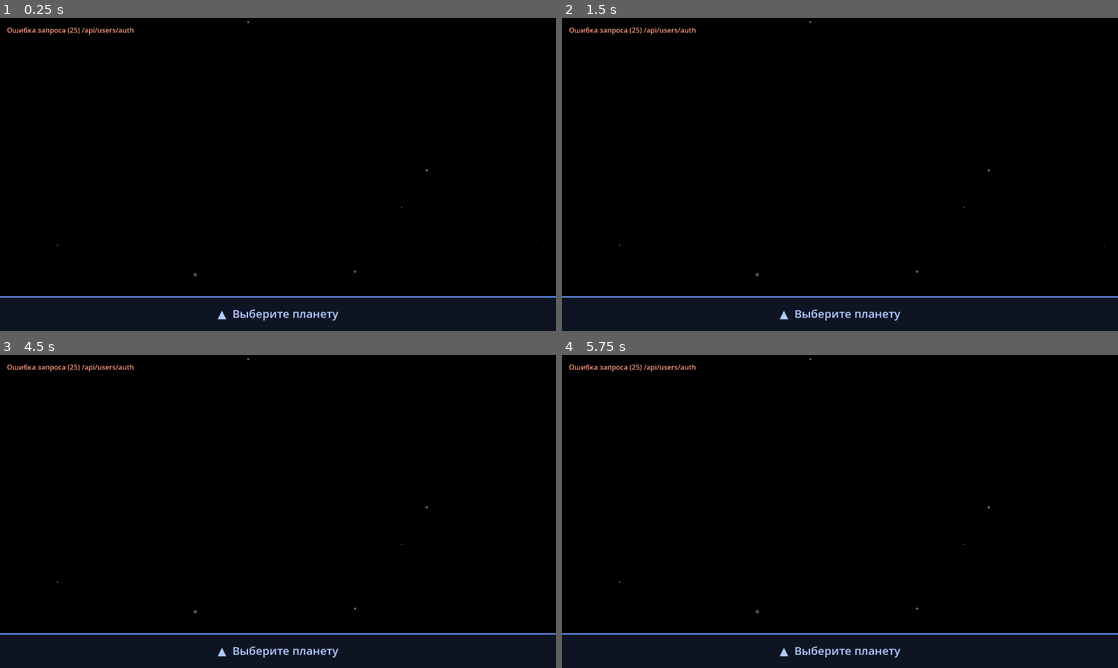
Above: before the commit, frames 1-4 (two rows, left to right).
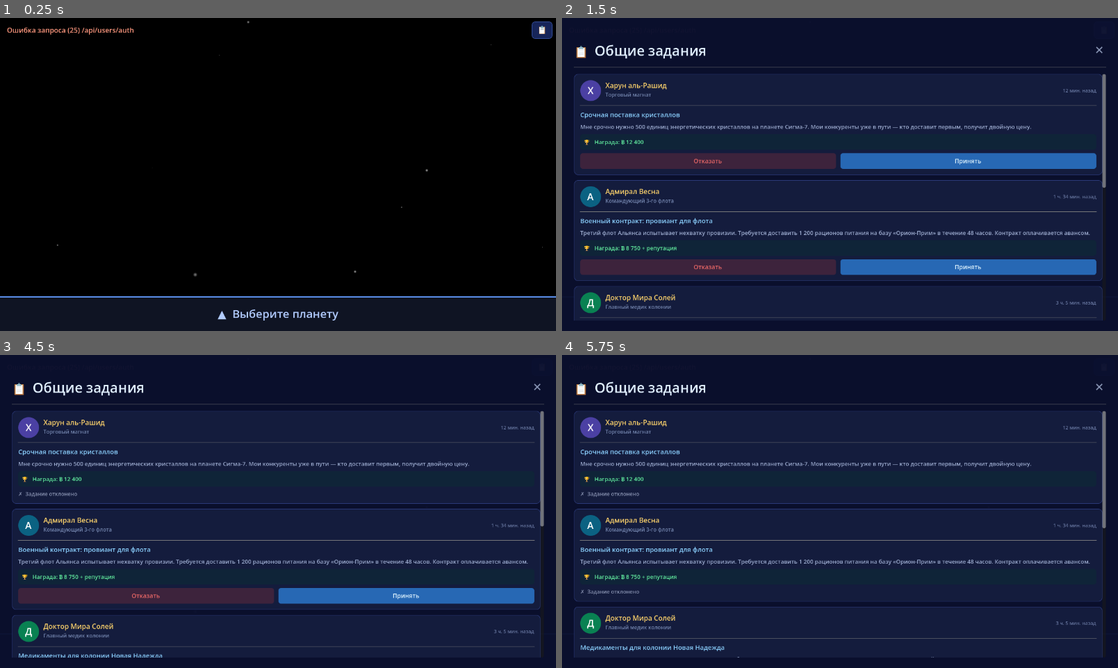
Above: after the commit, the same moments.

Repository: Xenobyte8/merchant_godot_web
Game: Godot game, scene res://scenes/Main.tscn
Two runs of this game, one before a commit and one after it. Both use one fixed random seed, a clock stepped at 60 frames per second and the inputs below.
Inputs (mouse positions are in pixels of both pictures, inside the frame that each line leads up to):
- Up to frame 1 (0.25 s): no input
- Up to frame 2 (1.5 s): click "▲ Выберите планету" at 0.5 s; click (1106, 30) at 1.25 s, where only the run after the commit has a clickable "📋"
- Up to frame 3 (4.5 s): click (539, 386) at 2 s, where only the run after the commit has a clickable "✕"; click "▲ Выберите планету" at 2.75 s; click (544, 367) at 3.5 s, where only the run after the commit has a clickable "📋"; click (144, 498) at 4.25 s, where only the run after the commit has a clickable "Отказать"
- Up to frame 4 (5.75 s): click (706, 596) at 5 s, where only the run after the commit has a clickable "Отказать"

The runs differ from the first frame. In frame 1, 0.2% of the frame differs, in the area x 95-100%, y 1-7%; in frame 2, 96%, in the area x 0-100%, y 0-97%; in frame 3, 96%; in frame 4, 96%.

Commit message:
Add quests inbox screen and enhance resource icon loading in market screen

Diff:
--- a/scenes/Main.tscn
+++ b/scenes/Main.tscn
@@ -9,6 +9,7 @@
 [ext_resource type="Script" path="res://scripts/ui/BottomPanel.gd" id="7_bottom_panel"]
 [ext_resource type="Script" path="res://scripts/ui/CityView.gd" id="8_city_view"]
 [ext_resource type="Script" path="res://scripts/ui/MarketScreen.gd" id="9_market_screen"]
+[ext_resource type="Script" path="res://scripts/ui/QuestsInboxScreen.gd" id="10_quests_inbox"]
 
 [node name="Main" type="Node2D" unique_id=16975869]
 script = ExtResource("1_main")
@@ -45,3 +46,6 @@
 
 [node name="MarketScreen" type="CanvasLayer" parent="."]
 script = ExtResource("9_market_screen")
+
+[node name="QuestsInboxScreen" type="CanvasLayer" parent="."]
+script = ExtResource("10_quests_inbox")
--- a/scripts/Main.gd
+++ b/scripts/Main.gd
@@ -3,13 +3,14 @@
 # Корневой композитор сцены: связывает ApiClient, Galaxy и StatusOverlay.
 # Не содержит ни HTTP, ни рендеринга — только последовательность действий.
 
-@onready var api:           ApiClient    = $ApiClient
-@onready var galaxy:        Galaxy       = $Galaxy
-@onready var status:        StatusOverlay = $StatusOverlay
-@onready var bottom_panel:  BottomPanel  = $BottomPanel
-@onready var city_view:     CityView     = $CityView
-@onready var market_screen: MarketScreen = $MarketScreen
-@onready var camera:        MapCamera    = $MapCamera
+@onready var api:            ApiClient         = $ApiClient
+@onready var galaxy:         Galaxy            = $Galaxy
+@onready var status:         StatusOverlay     = $StatusOverlay
+@onready var bottom_panel:   BottomPanel       = $BottomPanel
+@onready var city_view:      CityView          = $CityView
+@onready var market_screen:  MarketScreen      = $MarketScreen
+@onready var quests_inbox:   QuestsInboxScreen = $QuestsInboxScreen
+@onready var camera:         MapCamera         = $MapCamera
 
 const POLL_INTERVAL_SEC := 10.0
 
@@ -31,7 +32,9 @@
 	city_view.closed.connect(func(): bottom_panel.collapse())
 	market_screen.closed.connect(func(): city_view.visible = true)
 	market_screen.trade_completed.connect(_refresh_after_trade)
+	quests_inbox.closed.connect(_on_quests_inbox_closed)
 	camera.map_tapped.connect(_on_map_tapped)
+	_add_quests_button()
 	_start()
 
 
@@ -126,3 +129,48 @@
 
 func _on_api_failed(message: String) -> void:
 	status.show_error(message)
+
+
+# ── Кнопка «Общие задания» (верхний правый угол) ─────────────────────────────
+
+func _add_quests_button() -> void:
+	var nav_layer := CanvasLayer.new()
+	nav_layer.layer = 8   # ниже оверлеев экранов, но выше карты
+	add_child(nav_layer)
+
+	var btn := Button.new()
+	btn.text = "📋"
+	btn.tooltip_text = "Общие задания"
+	btn.flat = false
+
+	# Позиция в правом верхнем углу
+	btn.anchor_left   = 1.0
+	btn.anchor_right  = 1.0
+	btn.anchor_top    = 0.0
+	btn.anchor_bottom = 0.0
+	btn.offset_left   = -56
+	btn.offset_right  = -8
+	btn.offset_top    =  8
+	btn.offset_bottom =  48
+
+	var style := StyleBoxFlat.new()
+	style.bg_color = Color(0.10, 0.16, 0.38, 0.92)
+	style.border_color = Color(0.30, 0.45, 0.85, 0.8)
+	style.set_border_width_all(1)
+	style.set_corner_radius_all(8)
+	btn.add_theme_stylebox_override("normal", style)
+
+	var hover_style := StyleBoxFlat.new()
+	hover_style.bg_color = Color(0.16, 0.24, 0.52, 0.95)
+	hover_style.border_color = Color(0.50, 0.68, 1.0, 0.9)
+	hover_style.set_border_width_all(1)
+	hover_style.set_corner_radius_all(8)
+	btn.add_theme_stylebox_override("hover", hover_style)
+
+	btn.add_theme_font_size_override("font_size", 22)
+	btn.pressed.connect(func(): quests_inbox.open())
+	nav_layer.add_child(btn)
+
+
+func _on_quests_inbox_closed() -> void:
+	pass   # при необходимости — обновить карту или статус
--- a/scripts/autoloads/Session.gd
+++ b/scripts/autoloads/Session.gd
@@ -24,10 +24,10 @@
 
 
 func _ready() -> void:
-	# В веб-сборке используем текущий origin (https://api.sonneprojecxt.xyz),
-	# чтобы не получать блокировку mixed-content при обращении к API.
+	# В веб-сборке используем фиксированный API-домен, чтобы запросы всегда
+	# шли на api.sonnegames независимо от origin фронта (stage.sonnegames).
 	if OS.has_feature("web"):
-		api_base = JavaScriptBridge.eval("window.location.origin")
+		api_base = "https://api.sonnegames.xyz"
 	_init_session()
 
 
--- a/scripts/ui/BottomPanel.gd
+++ b/scripts/ui/BottomPanel.gd
@@ -10,6 +10,8 @@
 signal enter_city_requested(planet_id: int)
 
 const SHIP_ASSETS_URL_PATH := "/assets/images/"
+const RESOURCE_ICON_URL    := "/assets/images/resources/{id}/icon.png"
+const CARGO_ICON_SIZE      := 36
 const EXPANDED_H  := 320.0
 const COLLAPSED_H :=  80.0
 
@@ -374,16 +376,32 @@
 		cargo_row.mouse_filter = Control.MOUSE_FILTER_PASS
 		vbox.add_child(cargo_row)
 		for item in cargo:
-			var qty: float  = item.get("quantity", 0.0)
+			var qty: float = item.get("quantity", 0.0)
 			if qty <= 0.0:
 				continue
-			var emoji: String = item.get("resource_emoji", "📦")
+			var res_id: int = item.get("resource_id", 0)
+			# icon + qty label
+			var cell := HBoxContainer.new()
+			cell.add_theme_constant_override("separation", 4)
+			cell.mouse_filter = Control.MOUSE_FILTER_PASS
+			cargo_row.add_child(cell)
+			var icon_rect := TextureRect.new()
+			icon_rect.custom_minimum_size = Vector2(CARGO_ICON_SIZE, CARGO_ICON_SIZE)
+			icon_rect.stretch_mode = TextureRect.STRETCH_KEEP_ASPECT_CENTERED
+			icon_rect.expand_mode  = TextureRect.EXPAND_IGNORE_SIZE
+			icon_rect.size_flags_horizontal = Control.SIZE_SHRINK_CENTER
+			icon_rect.size_flags_vertical   = Control.SIZE_SHRINK_CENTER
+			icon_rect.mouse_filter = Control.MOUSE_FILTER_PASS
+			cell.add_child(icon_rect)
+			if res_id > 0:
+				_load_resource_icon(icon_rect, res_id)
 			var item_lbl := Label.new()
-			item_lbl.text = "%s %.0f" % [emoji, qty]
+			item_lbl.text = "%.0f" % qty
 			item_lbl.add_theme_font_size_override("font_size", 22)
 			item_lbl.add_theme_color_override("font_color", Color(0.7, 0.9, 0.7))
+			item_lbl.size_flags_vertical = Control.SIZE_SHRINK_CENTER
 			item_lbl.mouse_filter = Control.MOUSE_FILTER_PASS
-			cargo_row.add_child(item_lbl)
+			cell.add_child(item_lbl)
 
 	return btn
 
@@ -452,6 +470,38 @@
 		frame.add_child(btn)
 
 	return frame
+
+
+func _load_resource_icon(target: TextureRect, resource_id: int) -> void:
+	var cache_key := "resource_%d" % resource_id
+	var cached = Session.texture_cache.get(cache_key)
+	if cached is ImageTexture:
+		target.texture = cached
+		return
+	if Session.texture_cache.get(cache_key) == false:
+		return
+	var url := Session.api_base + RESOURCE_ICON_URL.replace("{id}", str(resource_id))
+	if Session.texture_cache.get(cache_key) == null and cache_key in Session.texture_cache:
+		return  # already loading
+	Session.texture_cache[cache_key] = null
+	var http := HTTPRequest.new()
+	add_child(http)
+	http.request_completed.connect(
+		func(result: int, code: int, _headers: PackedStringArray, body: PackedByteArray) -> void:
+			http.queue_free()
+			if result != HTTPRequest.RESULT_SUCCESS or code != 200 or body.is_empty():
+				Session.texture_cache[cache_key] = false
+				return
+			var img := Image.new()
+			if img.load_png_from_buffer(body) != OK:
+				Session.texture_cache[cache_key] = false
+				return
+			var tex := ImageTexture.create_from_image(img)
+			Session.texture_cache[cache_key] = tex
+			if is_instance_valid(target) and target.texture == null:
+				target.texture = tex
+	)
+	http.request(url)
 
 
 func _load_ship_icon(ship: Dictionary) -> void:
--- a/scripts/ui/MarketScreen.gd
+++ b/scripts/ui/MarketScreen.gd
@@ -6,6 +6,9 @@
 
 signal closed
 signal trade_completed
+
+const RESOURCE_ICON_URL := "/assets/images/resources/{id}/icon.png"
+const ICON_SIZE := 48
 
 var _planet_id:   int        = 0
 var _ship:        Dictionary = {}
@@ -170,12 +173,11 @@
 func _make_buy_row(item: Dictionary) -> Control:
 	var resource_id := int(item.get("resource_id", item.get("id", 0)))
 	var name_text   := str(item.get("resource_name", item.get("name", "?")))
-	var emoji       := str(item.get("emoji", "📦"))
 	var price: float = item.get("price", item.get("base_price", 0.0))
 	var stock: float = item.get("stock", item.get("availability", 0.0))
 	var weight: float = item.get("weight", 1.0)
 
-	var row := _make_row_base(emoji, name_text, price, "В наличии: %.0f т" % stock)
+	var row := _make_row_base(resource_id, name_text, price, "В наличии: %.0f т" % stock)
 
 	var qty_box := _make_qty_box(1, 999)
 	var qty_lbl: Label = qty_box.get_node("QtyLabel")
@@ -194,12 +196,11 @@
 func _make_sell_row(cargo_item: Dictionary, market_item: Dictionary) -> Control:
 	var resource_id  := int(cargo_item.get("resource_id", 0))
 	var name_text    := str(cargo_item.get("resource_name", "?"))
-	var emoji        := str(cargo_item.get("emoji", "📦"))
 	var price: float  = market_item.get("price", market_item.get("base_price", 0.0))
 	var in_hold: int  = int(cargo_item.get("quantity", 0))
 	var weight: float = cargo_item.get("weight_per_unit", 1.0)
 
-	var row := _make_row_base(emoji, name_text, price, "В трюме: %d т" % in_hold)
+	var row := _make_row_base(resource_id, name_text, price, "В трюме: %d т" % in_hold)
 
 	var qty_box := _make_qty_box(1, in_hold)
 	var qty_lbl: Label = qty_box.get_node("QtyLabel")
@@ -215,10 +216,20 @@
 	return row
 
 
-func _make_row_base(emoji: String, name_text: String, price: float, detail: String) -> HBoxContainer:
+func _make_row_base(resource_id: int, name_text: String, price: float, detail: String) -> HBoxContainer:
 	var row := HBoxContainer.new()
 	row.size_flags_horizontal = Control.SIZE_EXPAND_FILL
 	row.add_theme_constant_override("separation", 10)
+
+	# Icon
+	var icon_rect := TextureRect.new()
+	icon_rect.custom_minimum_size = Vector2(ICON_SIZE, ICON_SIZE)
+	icon_rect.stretch_mode = TextureRect.STRETCH_KEEP_ASPECT_CENTERED
+	icon_rect.expand_mode = TextureRect.EXPAND_IGNORE_SIZE
+	icon_rect.size_flags_horizontal = Control.SIZE_SHRINK_CENTER
+	icon_rect.size_flags_vertical = Control.SIZE_SHRINK_CENTER
+	row.add_child(icon_rect)
+	_load_resource_icon(icon_rect, resource_id)
 
 	var info_box := VBoxContainer.new()
 	info_box.custom_minimum_size = Vector2(180, 0)
@@ -227,7 +238,7 @@
 	row.add_child(info_box)
 
 	var name_lbl := Label.new()
-	name_lbl.text = emoji + "  " + name_text
+	name_lbl.text = name_text
 	name_lbl.add_theme_font_size_override("font_size", 24)
 	name_lbl.add_theme_color_override("font_color", Color(0.9, 0.95, 1.0))
 	name_lbl.clip_text = true
@@ -240,6 +251,36 @@
 	info_box.add_child(detail_lbl)
 
 	return row
+
+
+func _load_resource_icon(target: TextureRect, resource_id: int) -> void:
+	var cache_key := "resource_%d" % resource_id
+	var cached = Session.texture_cache.get(cache_key)
+	if cached is ImageTexture:
+		target.texture = cached
+		return
+	if Session.texture_cache.get(cache_key) == false:
+		return  # previously failed, skip
+	var url := Session.api_base + RESOURCE_ICON_URL.replace("{id}", str(resource_id))
+	Session.texture_cache[cache_key] = null  # mark as loading
+	var http := HTTPRequest.new()
+	add_child(http)
+	http.request_completed.connect(
+		func(result, code, _headers, body):
+			http.queue_free()
+			if result != HTTPRequest.RESULT_SUCCESS or code != 200 or body.is_empty():
+				Session.texture_cache[cache_key] = false
+				return
+			var img := Image.new()
+			if img.load_png_from_buffer(body) != OK:
+				Session.texture_cache[cache_key] = false
+				return
+			var tex := ImageTexture.create_from_image(img)
+			Session.texture_cache[cache_key] = tex
+			if is_instance_valid(target) and target.texture == null:
+				target.texture = tex
+	)
+	http.request(url)
 
 
 func _make_qty_box(min_val: int, max_val: int) -> HBoxContainer:
--- /dev/null
+++ b/scripts/ui/QuestsInboxScreen.gd
@@ -0,0 +1,371 @@
+extends CanvasLayer
+class_name QuestsInboxScreen
+
+# Экран «Общие задания» — список квестов от НПС в стиле почтового инбокса.
+# Пока работает только на шаблонных данных, без обращения к бэкенду.
+
+signal closed
+
+# ── Шаблонные данные ──────────────────────────────────────────────────────────
+
+const MOCK_QUESTS := [
+	{
+		"id": 1,
+		"npc_name":   "Харун аль-Рашид",
+		"npc_role":   "Торговый магнат",
+		"npc_color":  Color(0.42, 0.36, 0.91),
+		"received":   "12 мин. назад",
+		"title":      "Срочная поставка кристаллов",
+		"body":       "Мне срочно нужно 500 единиц энергетических кристаллов на планете Сигма-7. Мои конкуренты уже в пути — кто доставит первым, получит двойную цену.",
+		"reward":     "₿ 12 400",
+		"status":     "pending",   # pending | accepted | declined
+	},
+	{
+		"id": 2,
+		"npc_name":   "Адмирал Весна",
+		"npc_role":   "Командующий 3-го флота",
+		"npc_color":  Color(0.06, 0.55, 0.73),
+		"received":   "1 ч. 34 мин. назад",
+		"title":      "Военный контракт: провиант для флота",
+		"body":       "Третий флот Альянса испытывает нехватку провизии. Требуется доставить 1 200 рационов питания на базу «Орион-Прим» в течение 48 часов. Контракт оплачивается авансом.",
+		"reward":     "₿ 8 750 + репутация",
+		"status":     "pending",
+	},
+	{
+		"id": 3,
+		"npc_name":   "Доктор Мира Солей",
+		"npc_role":   "Главный медик колонии",
+		"npc_color":  Color(0.05, 0.72, 0.46),
+		"received":   "3 ч. 5 мин. назад",
+		"title":      "Медикаменты для колонии Новая Надежда",
+		"body":       "На колонии Новая Надежда вспышка лихорадки Денеб. Нам нужны антипиретики и регенеративные сыворотки. Пожалуйста, доставьте 300 единиц медикаментов как можно скорее. Жизни людей на кону.",
+		"reward":     "₿ 6 200 + благодарность",
+		"status":     "pending",
+	},
+	{
+		"id": 4,
+		"npc_name":   "Феликс Дарк",
+		"npc_role":   "Независимый брокер",
+		"npc_color":  Color(0.88, 0.44, 0.21),
+		"received":   "7 ч. назад",
+		"title":      "Редкие артефакты с Пояса Обломков",
+		"body":       "Один мой клиент платит большие деньги за артефакты с Пояса Обломков. Нужно собрать 15 единиц реликвий и доставить на станцию «Тёмный Мост». Вопросов не задаю.",
+		"reward":     "₿ 18 000",
+		"status":     "pending",
+	},
+	{
+		"id": 5,
+		"npc_name":   "Губернатор Таль",
+		"npc_role":   "Правитель системы Кета",
+		"npc_color":  Color(0.46, 0.73, 1.00),
+		"received":   "1 день назад",
+		"title":      "Восстановление инфраструктуры",
+		"body":       "После последнего пиратского набега нам требуются строительные материалы для восстановления орбитальных доков. Заказ на 800 единиц металлических сплавов. Срок — 72 часа.",
+		"reward":     "₿ 9 100 + торговая лицензия",
+		"status":     "pending",
+	},
+]
+
+# ── Состояние ─────────────────────────────────────────────────────────────────
+
+var _quests: Array = []
+var _card_nodes: Dictionary = {}   # id -> card root node
+var _list: VBoxContainer
+
+
+# ── Lifecycle ─────────────────────────────────────────────────────────────────
+
+func _ready() -> void:
+	layer   = 15
+	visible = false
+	_quests = MOCK_QUESTS.duplicate(true)
+	_build_ui()
+
+
+func open() -> void:
+	visible = true
+
+
+func close_screen() -> void:
+	visible = false
+	closed.emit()
+
+
+# ── UI Build ──────────────────────────────────────────────────────────────────
+
+func _build_ui() -> void:
+	# ── Полноэкранный фон ────────────────────────────────────────────────────
+	var overlay := ColorRect.new()
+	overlay.set_anchors_and_offsets_preset(Control.PRESET_FULL_RECT)
+	overlay.color        = Color(0.04, 0.06, 0.18, 0.97)
+	overlay.mouse_filter = Control.MOUSE_FILTER_STOP
+	add_child(overlay)
+
+	# ── Корневой контейнер ───────────────────────────────────────────────────
+	var root := VBoxContainer.new()
+	root.set_anchors_and_offsets_preset(Control.PRESET_FULL_RECT)
+	root.offset_left   =  28
+	root.offset_right  = -28
+	root.offset_top    =  52
+	root.offset_bottom = -24
+	root.add_theme_constant_override("separation", 14)
+	overlay.add_child(root)
+
+	# ── Шапка: заголовок + кнопка закрытия ──────────────────────────────────
+	var header := HBoxContainer.new()
+	root.add_child(header)
+
+	var title_lbl := Label.new()
+	title_lbl.text = "📋  Общие задания"
+	title_lbl.add_theme_font_size_override("font_size", 32)
+	title_lbl.add_theme_color_override("font_color", Color(0.88, 0.94, 1.0))
+	title_lbl.size_flags_horizontal = Control.SIZE_EXPAND_FILL
+	header.add_child(title_lbl)
+
+	var close_btn := Button.new()
+	close_btn.text = "✕"
+	close_btn.flat = true
+	close_btn.add_theme_font_size_override("font_size", 26)
+	close_btn.add_theme_color_override("font_color", Color(0.55, 0.60, 0.72))
+	close_btn.pressed.connect(close_screen)
+	header.add_child(close_btn)
+
+	# ── Разделитель ──────────────────────────────────────────────────────────
+	var sep := HSeparator.new()
+	sep.add_theme_color_override("color", Color(0.2, 0.25, 0.45))
+	root.add_child(sep)
+
+	# ── Скролл-список ────────────────────────────────────────────────────────
+	var scroll := ScrollContainer.new()
+	scroll.size_flags_vertical = Control.SIZE_EXPAND_FILL
+	scroll.horizontal_scroll_mode = ScrollContainer.SCROLL_MODE_DISABLED
+	root.add_child(scroll)
+
+	_list = VBoxContainer.new()
+	_list.size_flags_horizontal = Control.SIZE_EXPAND_FILL
+	_list.add_theme_constant_override("separation", 12)
+	scroll.add_child(_list)
+
+	# ── Карточки квестов ─────────────────────────────────────────────────────
+	for q in _quests:
+		var card := _build_quest_card(q)
+		_card_nodes[q["id"]] = card
+		_list.add_child(card)
+
+
+func _build_quest_card(q: Dictionary) -> PanelContainer:
+	var card := PanelContainer.new()
+
+	var bg := StyleBoxFlat.new()
+	bg.bg_color              = Color(0.08, 0.11, 0.24, 1.0)
+	bg.border_color          = Color(0.18, 0.24, 0.50, 1.0)
+	bg.set_border_width_all(1)
+	bg.set_corner_radius_all(8)
+	bg.set_content_margin_all(14)
+	card.add_theme_stylebox_override("panel", bg)
+
+	var vbox := VBoxContainer.new()
+	vbox.add_theme_constant_override("separation", 8)
+	card.add_child(vbox)
+
+	# ── Строка: аватар + имя/роль + дата ────────────────────────────────────
+	var top_row := HBoxContainer.new()
+	top_row.add_theme_constant_override("separation", 10)
+	vbox.add_child(top_row)
+
+	# Аватар — цветной круг с первой буквой имени
+	var avatar := _build_avatar(q["npc_name"], q["npc_color"])
+	top_row.add_child(avatar)
+
+	# Имя + роль
+	var name_col := VBoxContainer.new()
+	name_col.size_flags_horizontal = Control.SIZE_EXPAND_FILL
+	name_col.add_theme_constant_override("separation", 2)
+	top_row.add_child(name_col)
+
+	var name_lbl := Label.new()
+	name_lbl.text = q["npc_name"]
+	name_lbl.add_theme_font_size_override("font_size", 16)
+	name_lbl.add_theme_color_override("font_color", Color(0.98, 0.82, 0.42))
+	name_col.add_child(name_lbl)
+
+	var role_lbl := Label.new()
+	role_lbl.text = q["npc_role"]
+	role_lbl.add_theme_font_size_override("font_size", 12)
+	role_lbl.add_theme_color_override("font_color", Color(0.45, 0.52, 0.68))
+	name_col.add_child(role_lbl)
+
+	# Дата
+	var date_lbl := Label.new()
+	date_lbl.text = q["received"]
+	date_lbl.add_theme_font_size_override("font_size", 11)
+	date_lbl.add_theme_color_override("font_color", Color(0.40, 0.46, 0.62))
+	date_lbl.vertical_alignment = VERTICAL_ALIGNMENT_CENTER
+	top_row.add_child(date_lbl)
+
+	# ── Горизонтальная линия ─────────────────────────────────────────────────
+	var divider := HSeparator.new()
+	divider.add_theme_color_override("color", Color(0.15, 0.20, 0.42))
+	vbox.add_child(divider)
+
+	# ── Заголовок квеста ─────────────────────────────────────────────────────
+	var title_lbl := Label.new()
+	title_lbl.text = q["title"]
+	title_lbl.add_theme_font_size_override("font_size", 15)
+	title_lbl.add_theme_color_override("font_color", Color(0.55, 0.82, 1.0))
+	title_lbl.autowrap_mode = TextServer.AUTOWRAP_WORD_SMART
+	vbox.add_child(title_lbl)
+
+	# ── Текст квеста ─────────────────────────────────────────────────────────
+	var body_lbl := Label.new()
+	body_lbl.text = q["body"]
+	body_lbl.add_theme_font_size_override("font_size", 13)
+	body_lbl.add_theme_color_override("font_color", Color(0.62, 0.68, 0.82))
+	body_lbl.autowrap_mode = TextServer.AUTOWRAP_WORD_SMART
+	vbox.add_child(body_lbl)
+
+	# ── Блок награды ─────────────────────────────────────────────────────────
+	var reward_panel := PanelContainer.new()
+	var reward_style := StyleBoxFlat.new()
+	reward_style.bg_color = Color(0.06, 0.14, 0.22, 1.0)
+	reward_style.set_corner_radius_all(6)
+	reward_style.set_content_margin_all(8)
+	reward_panel.add_theme_stylebox_override("panel", reward_style)
+	vbox.add_child(reward_panel)
+
+	var reward_row := HBoxContainer.new()
+	reward_panel.add_child(reward_row)
+
+	var trophy_lbl := Label.new()
+	trophy_lbl.text = "🏆"
+	trophy_lbl.add_theme_font_size_override("font_size", 14)
+	reward_row.add_child(trophy_lbl)
+
+	var reward_lbl := Label.new()
+	reward_lbl.text = "  Награда: " + q["reward"]
+	reward_lbl.add_theme_font_size_override("font_size", 13)
+	reward_lbl.add_theme_color_override("font_color", Color(0.38, 0.92, 0.62))
+	reward_lbl.size_flags_horizontal = Control.SIZE_EXPAND_FILL
+	reward_row.add_child(reward_lbl)
+
+	# ── Кнопки или статус ────────────────────────────────────────────────────
+	if q["status"] == "pending":
+		var btn_row := HBoxContainer.new()
+		btn_row.add_theme_constant_override("separation", 10)
+		vbox.add_child(btn_row)
+
+		var decline_btn := Button.new()
+		decline_btn.text = "Отказать"
+		decline_btn.size_flags_horizontal = Control.SIZE_EXPAND_FILL
+		_style_button(decline_btn, Color(0.72, 0.22, 0.22, 0.25), Color(0.90, 0.40, 0.40))
+		decline_btn.pressed.connect(_on_decline.bind(q["id"]))
+		btn_row.add_child(decline_btn)
+
+		var accept_btn := Button.new()
+		accept_btn.text = "Принять"
+		accept_btn.size_flags_horizontal = Control.SIZE_EXPAND_FILL
+		_style_button(accept_btn, Color(0.16, 0.44, 0.76, 0.9), Color(0.88, 0.96, 1.0))
+		accept_btn.pressed.connect(_on_accept.bind(q["id"]))
+		btn_row.add_child(accept_btn)
+	else:
+		var status_lbl := Label.new()
+		var is_accepted: bool = q["status"] == "accepted"
+		status_lbl.text = "✓  Задание принято" if is_accepted else "✗  Задание отклонено"
+		status_lbl.add_theme_font_size_override("font_size", 12)
+		status_lbl.add_theme_color_override(
+			"font_color",
+			Color(0.38, 0.92, 0.62) if is_accepted else Color(0.52, 0.56, 0.68)
+		)
+		vbox.add_child(status_lbl)
+
+	return card
+
+
+func _build_avatar(npc_name: String, color: Color) -> Control:
+	var container := Control.new()
+	container.custom_minimum_size = Vector2(48, 48)
+
+	var bg := ColorRect.new()
+	bg.set_anchors_and_offsets_preset(Control.PRESET_FULL_RECT)
+	bg.color = color.darkened(0.3)
+	container.add_child(bg)
+
+	var initial_lbl := Label.new()
+	initial_lbl.set_anchors_and_offsets_preset(Control.PRESET_FULL_RECT)
+	initial_lbl.text = npc_name.left(1).to_upper()
+	initial_lbl.add_theme_font_size_override("font_size", 22)
+	initial_lbl.add_theme_color_override("font_color", Color.WHITE)
+	initial_lbl.horizontal_alignment = HORIZONTAL_ALIGNMENT_CENTER
+	initial_lbl.vertical_alignment   = VERTICAL_ALIGNMENT_CENTER
+	container.add_child(initial_lbl)
+
+	# Скруглим через ClipContents + StyleBox
+	var clip_panel := PanelContainer.new()
+	clip_panel.custom_minimum_size = Vector2(48, 48)
+	var clip_style := StyleBoxFlat.new()
+	clip_style.bg_color = color.darkened(0.3)
+	clip_style.set_corner_radius_all(24)
+	clip_style.set_content_margin_all(0)
+	clip_panel.add_theme_stylebox_override("panel", clip_style)
+
+	var lbl2 := Label.new()
+	lbl2.text = npc_name.left(1).to_upper()
+	lbl2.add_theme_font_size_override("font_size", 22)
+	lbl2.add_theme_color_override("font_color", Color.WHITE)
+	lbl2.horizontal_alignment = HORIZONTAL_ALIGNMENT_CENTER
+	lbl2.vertical_alignment   = VERTICAL_ALIGNMENT_CENTER
+	lbl2.custom_minimum_size  = Vector2(48, 48)
+	clip_panel.add_child(lbl2)
+
+	return clip_panel
+
+
+func _style_button(btn: Button, bg: Color, fg: Color) -> void:
+	var normal := StyleBoxFlat.new()
+	normal.bg_color = bg
+	normal.set_corner_radius_all(6)
+	normal.set_content_margin_all(8)
+	var hover := StyleBoxFlat.new()
+	hover.bg_color = bg.lightened(0.15)
+	hover.set_corner_radius_all(6)
+	hover.set_content_margin_all(8)
+	btn.add_theme_stylebox_override("normal", normal)
+	btn.add_theme_stylebox_override("hover",  hover)
+	btn.add_theme_stylebox_override("pressed", hover)
+	btn.add_theme_color_override("font_color", fg)
+	btn.add_theme_font_size_override("font_size", 14)
+
+
+# ── Обработка кнопок ─────────────────────────────────────────────────────────
+
+func _on_accept(quest_id: int) -> void:
+	_set_quest_status(quest_id, "accepted")
+
+
+func _on_decline(quest_id: int) -> void:
+	_set_quest_status(quest_id, "declined")
+
+
+func _set_quest_status(quest_id: int, new_status: String) -> void:
+	for q in _quests:
+		if q["id"] == quest_id:
+			q["status"] = new_status
+			break
+
+	# Перестраиваем карточку
+	var old_card: Node = _card_nodes.get(quest_id)
+	if old_card == null:
+		return
+	var idx := old_card.get_index()
+	old_card.queue_free()
+
+	var updated_q: Dictionary = {}
+	for q in _quests:
+		if q["id"] == quest_id:
+			updated_q = q
+			break
+
+	var new_card := _build_quest_card(updated_q)
+	_card_nodes[quest_id] = new_card
+	_list.add_child(new_card)
+	_list.move_child(new_card, idx)
Not shown, changed: build/web/index.pck
Not shown, changed: deploy_web.sh
